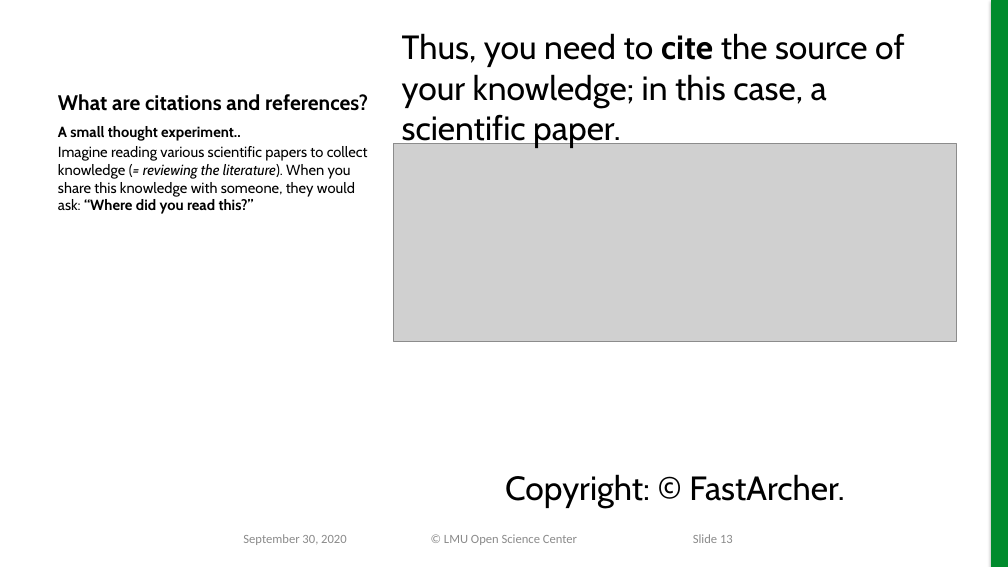
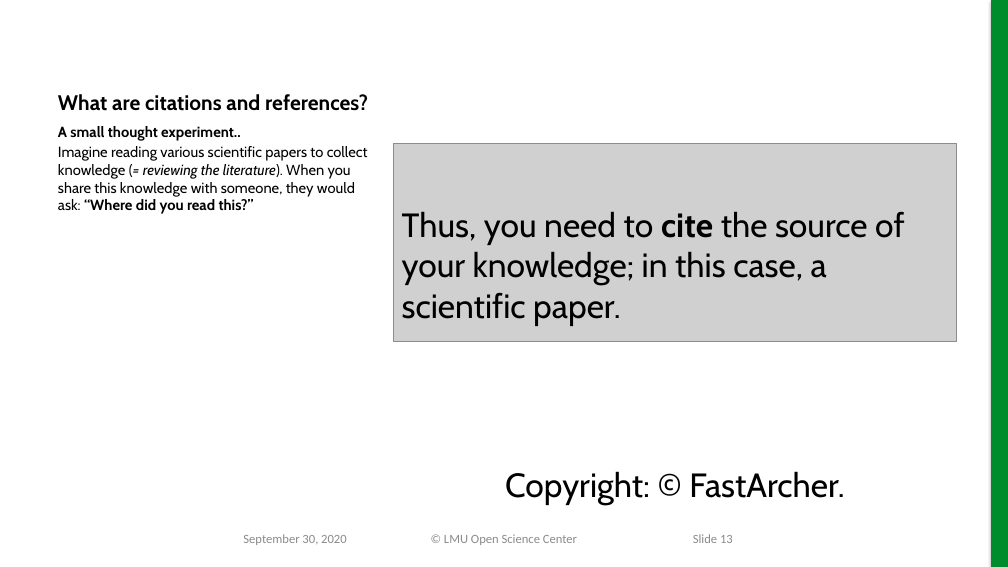
Before and after one commit to lmu-osc/train-the-trainer-test-repo-separate-slidedeck-zenodo, a slide deck: slide 13 of working-output.pptx. Drawn at 1008x567 pixels with LibreOffice and Linux fonts; fonts in the diff are those of the drawing; grey boxes stand for pictures; background and template pictures are left out. Boxes give left, top, right and bottom in pixels: in the first picture for what was removed or moved away, otherwise in the second. Text is boxed around its words. In the diff, an @@ line names an element or a change of style, - is before the commit and + after.

```diff
--- a/working-output.pptx
+++ b/working-output.pptx
@@ text "Thus, you need to cite ..." at box(402, 211, 904, 326): vertical alignment top to middle @@
@@ text "Copyright: © FastArcher." at box(505, 471, 844, 505): vertical alignment top to middle @@
```
Also in this commit, not shown: 29 other slides changed, 5 other files.
